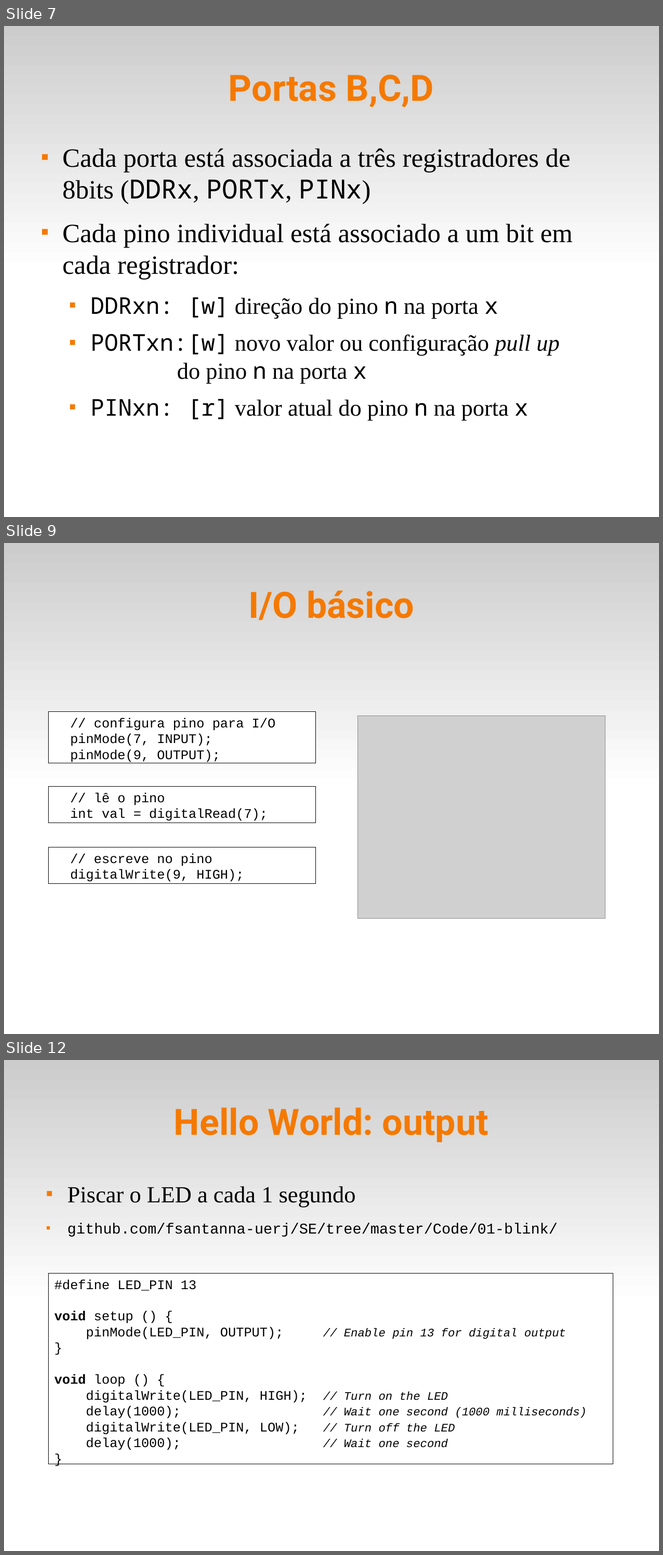
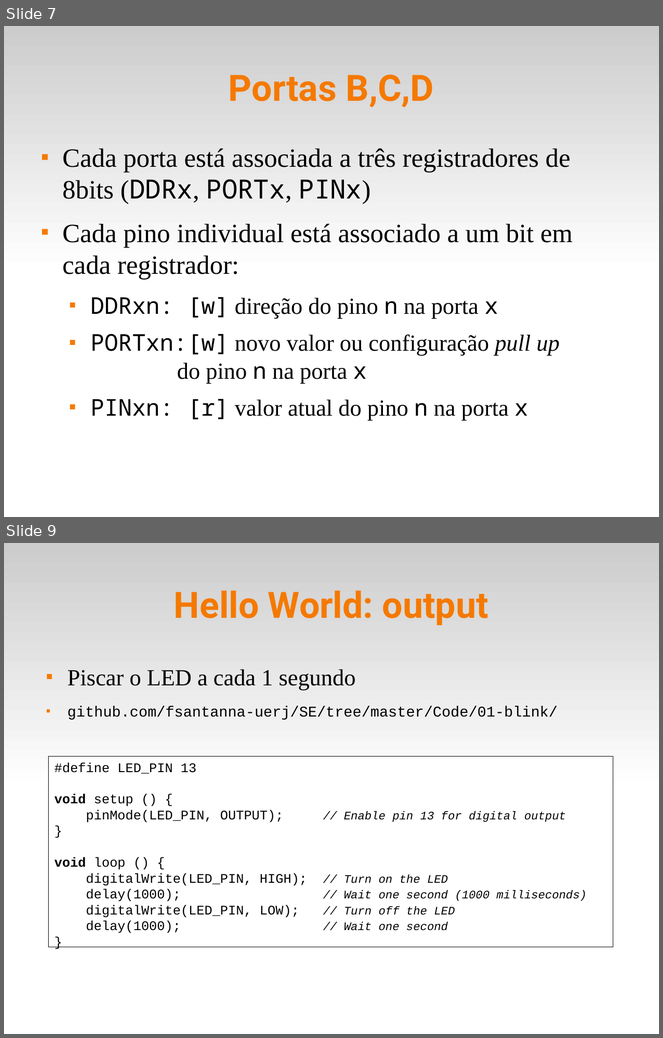
Before and after one commit to fsantanna-uerj/SE, a slide deck: Slides/se-02-gpio.odp. Shown one above the other, each under a label of ours: slides 7, 9 and 12 before the commit, slides 7 and 9 after it; the slides between them are not shown. The pictures are 663x1555 and 663x1038 pixels, drawn with LibreOffice and Linux fonts; fonts in the diff are those of the drawing; grey boxes stand for pictures. Boxes give left, top, right and bottom in pixels: in the first picture for what was removed or moved away, otherwise in the second. Text is boxed around its words. In the diff, an @@ line names an element or a change of style, - is before the commit and + after.

```diff
--- a/Slides/se-02-gpio.odp
+++ b/Slides/se-02-gpio.odp
@@ slide 9 removed at (4,543,659,1034), background #FFFFFF; not listed: 1 template element that a slide beside it also shows @@
@@ title removed at (248,590,414,620) @@
-I/O básico
@@ rectangle removed at (49,712,316,763) @@
-// configura pino para I/O
-pinMode(7, INPUT);
-pinMode(9, OUTPUT);
@@ picture removed at (358,716,606,919) @@
@@ rectangle removed at (49,787,316,823) @@
-// lê o pino
-int val = digitalRead(7);
@@ rectangle removed at (49,847,316,884) @@
-// escreve no pino
-digitalWrite(9, HIGH);
@@ what was slide 12 is now slide 9 @@
```
Also in this commit, not shown: 2 slides changed, 2 slides added, 10 other slides removed, 3 other files.
